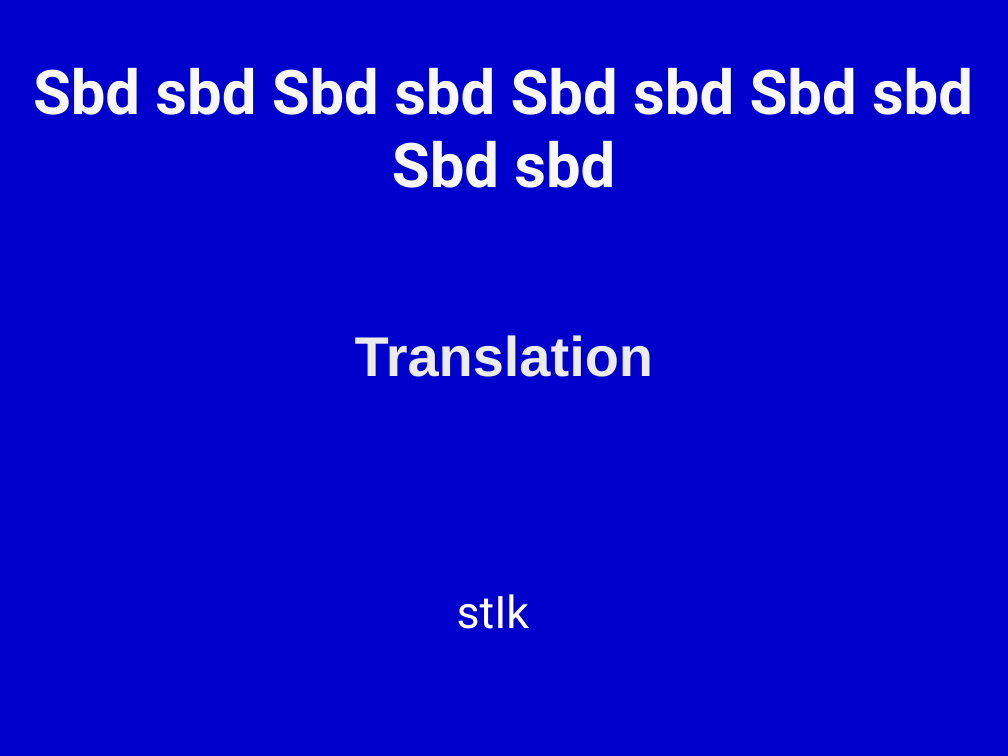
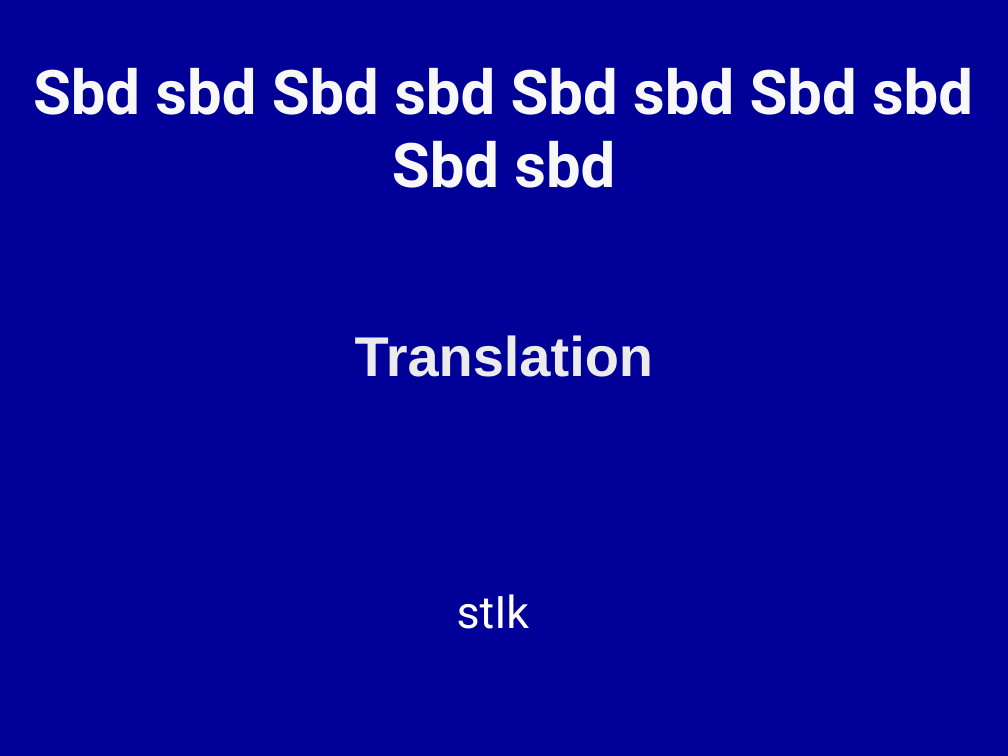
Before and after one commit to jagatsingh/sikhism, a slide deck: slide 1 of software/sikhi2max/themes/plain_darkblue.ppt. Drawn at 1008x756 pixels with LibreOffice and Linux fonts; fonts in the diff are those of the drawing. Boxes give left, top, right and bottom in pixels: in the first picture for what was removed or moved away, otherwise in the second. Text is boxed around its words. In the diff, an @@ line names an element or a change of style, - is before the commit and + after.

Commit message:
Make color dark

```diff
--- a/software/sikhi2max/themes/plain_darkblue.ppt
+++ b/software/sikhi2max/themes/plain_darkblue.ppt
@@ background #0000CC to #000099 @@
```
